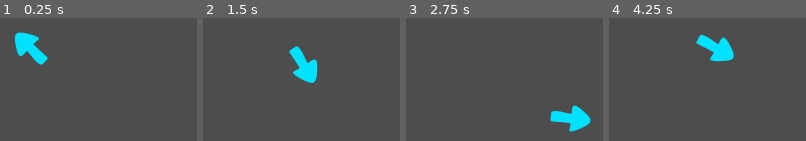
Above: before the commit, frames 1-4 (left to right).
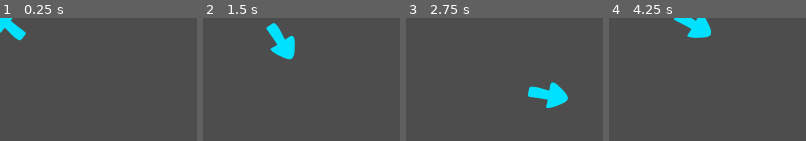
Above: after the commit, the same moments.

Repository: NervzZ/SHS-game-project
Game: Godot game, scene res://scenes/game.tscn
Same seed, same stepped clock (60 frames per second), same inputs: the game is played once before the commit and once after it.
Inputs (mouse positions are in pixels of both pictures, inside the frame that each line leads up to):
- Up to frame 1 (0.25 s): no input
- Up to frame 2 (1.5 s): tap Enter at 0.5 s; move the mouse to (outside the picture) at 0.52 s; hold D (Move Right) 0.53-1.28 s; move the mouse to (outside the picture) at 1.27 s; hold S (Move Down) from 1.28 s (still down)
- Up to frame 3 (2.75 s): move the mouse to (outside the picture) at 2.02 s; release S (Move Down) at 2.03 s; hold D (Move Right) from 2.03 s (still down)
- Up to frame 4 (4.25 s): move the mouse to (outside the picture) at 2.77 s; release D (Move Right) at 2.78 s; hold W (Move Up) 2.78-3.53 s; move the mouse to (outside the picture) at 3.52 s; hold A (Move Left) from 3.53 s (still down)

The runs differ from the first frame. In frame 1, 3.3% of the frame differs, in the area x 0-25%, y 0-39%; in frame 2, 4.7%; in frame 3, 4.9%, in the area x 61-94%, y 52-93%; in frame 4, 4.4%.

Commit message:
hotfixed script placement

Diff:
--- a/scenes/actors/player.tscn
+++ b/scenes/actors/player.tscn
@@ -4,8 +4,7 @@
 [ext_resource type="Script" path="res://scripts/player.gd" id="2_33vis"]
 
 [node name="player" type="Node2D"]
+script = ExtResource("2_33vis")
 
 [node name="Icon" type="Sprite2D" parent="."]
-position = Vector2(72, 75)
 texture = ExtResource("1_o1d5p")
-script = ExtResource("2_33vis")
--- a/scripts/player.gd
+++ b/scripts/player.gd
@@ -1,4 +1,4 @@
-extends Sprite2D
+extends Node2D
 
 var lookTarget = Vector2(0., 0.)
 var movements = Vector2(0., 0.)
